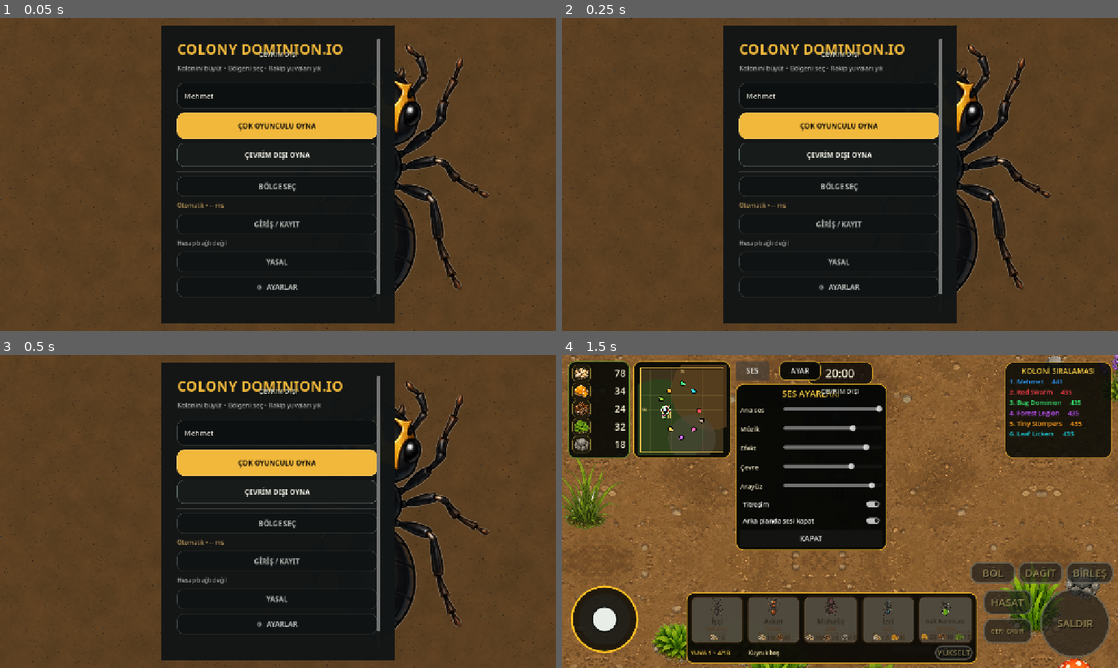
Above: before the commit, frames 1-4 (two rows, left to right).
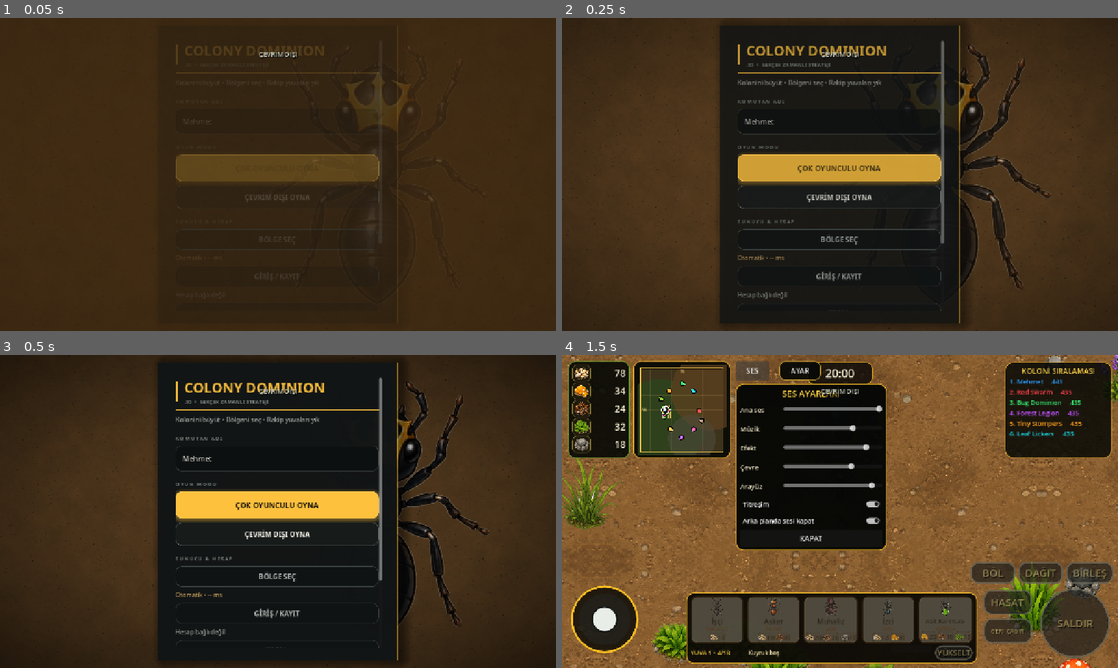
Above: after the commit, the same moments.

Repository: mehmetdem2005/colony-dominion-io
Game: Godot game, scene res://scenes/boot.tscn
Two runs of this game, one before a commit and one after it. Both use one fixed random seed, a clock stepped at 60 frames per second and the inputs below.
Inputs:
- Up to frame 1 (0.05 s): no input
- Up to frame 2 (0.25 s): no input
- Up to frame 3 (0.5 s): no input
- Up to frame 4 (1.5 s): click "ÇEVRİM DIŞI OYNA" at 0.5 s; click "SES" at 1.25 s

The runs differ from the first frame. In frame 1, 95% of the frame differs, in the area x 0-100%, y 0-100%; in frame 2, 39%; in frame 3, 53%; in frame 4, nothing differs.

Commit message:
AAA polish pass on the main menu front-end
Elevate the main menu from a functional sidebar to a professional AAA
front-end, using only code (no new art assets) so the build stays lean:

- Depth: soft drop-shadows on the sidebar, modals, cards and the primary
  CTA; anti-aliased rounded styleboxes for crisp corners on high-DPI phones;
  a radial vignette layered over the battlefield to focus the eye.
- Hierarchy: a brand block (accent mark + wordmark + underline + tagline)
  and letter-spaced small-caps section headers ("Oyun Modu", "Sunucu &
  Hesap", "Tercihler") so navigation reads as deliberate groups.
- Motion: a quick fade-in reveal on open, a subtle looping amber glow on the
  hero "multiplayer" button, and hover brightening on the nav buttons.

The entrance animates only `modulate` because MainMenuLayoutGuard owns every
PanelContainer's transform each layout pass; touching position would fight
it. All existing node references, signals and matchmaking flow are preserved.
New ColonyUiKit helpers (section_label, accent_bar, make_vignette) keep the
styling centralised. Trigger file bumped to rebuild the in-app APK.

Co-Authored-By: Claude Opus 4.8 <noreply@anthropic.com>
Claude-Session: https://claude.ai/code/session_01ABeLaAFJbrFYRkfTpAcEPN

Diff:
--- a/ui/colony_ui_kit.gd
+++ b/ui/colony_ui_kit.gd
@@ -36,8 +36,8 @@
 	button.custom_minimum_size.y = height
 	button.focus_mode = Control.FOCUS_ALL
 	button.mouse_default_cursor_shape = Control.CURSOR_POINTING_HAND
-	button.add_theme_font_override("font", make_font(650))
-	button.add_theme_font_size_override("font_size", 16)
+	button.add_theme_font_override("font", make_font(650 if variant == &"primary" else 600))
+	button.add_theme_font_size_override("font_size", 17 if variant == &"primary" else 16)
 
 	var palette: Dictionary = _button_palette(variant)
 	var background: Color = palette.get("background", SURFACE_RAISED)
@@ -47,17 +47,28 @@
 	var border_hover_color: Color = palette.get("border_hover", BORDER_STRONG)
 	var text_color: Color = palette.get("text", TEXT_PRIMARY)
 	var text_hover_color: Color = palette.get("text_hover", TEXT_PRIMARY)
-	var normal := rounded_style(background, border_color, 1, 14, Vector4(16.0, 12.0, 16.0, 12.0))
+	var normal := rounded_style(background, border_color, 1, 14, Vector4(18.0, 12.0, 18.0, 12.0))
+	# The primary call-to-action gets a soft amber glow so it reads as the hero
+	# action the moment the menu appears — the AAA "there is one button you want".
+	if variant == &"primary":
+		normal.shadow_color = Color(ACCENT, 0.34)
+		normal.shadow_size = 10
+		normal.shadow_offset = Vector2(0.0, 3.0)
 	var hover := normal.duplicate() as StyleBoxFlat
 	hover.bg_color = hover_color
 	hover.border_color = border_hover_color
+	if variant == &"primary":
+		hover.shadow_color = Color(ACCENT_HOVER, 0.52)
+		hover.shadow_size = 16
 	var pressed := normal.duplicate() as StyleBoxFlat
 	pressed.bg_color = pressed_color
+	pressed.shadow_size = 0
 	pressed.content_margin_top += 2.0
 	pressed.content_margin_bottom = maxf(pressed.content_margin_bottom - 2.0, 0.0)
 	var disabled := normal.duplicate() as StyleBoxFlat
 	disabled.bg_color = Color(background, 0.42)
 	disabled.border_color = Color(border_color, 0.34)
+	disabled.shadow_size = 0
 	var focus := normal.duplicate() as StyleBoxFlat
 	focus.border_color = ACCENT
 	focus.set_border_width_all(2)
@@ -92,19 +103,28 @@
 
 
 static func panel_style() -> StyleBoxFlat:
-	return rounded_style(
+	var style := rounded_style(
 		Color(SURFACE, 0.985), Color(ACCENT, 0.92), 2, 24, Vector4(26.0, 24.0, 26.0, 24.0)
 	)
+	# Lift modals off the backdrop with a deep soft shadow (AAA depth cue).
+	style.shadow_color = Color(0.0, 0.0, 0.0, 0.55)
+	style.shadow_size = 26
+	style.shadow_offset = Vector2(0.0, 12.0)
+	return style
 
 
 static func card_style(selected: bool = false) -> StyleBoxFlat:
-	return rounded_style(
+	var style := rounded_style(
 		SURFACE_SELECTED if selected else SURFACE_RAISED,
 		Color(ACCENT, 0.88) if selected else BORDER,
 		2 if selected else 1,
 		16,
 		Vector4(10.0, 10.0, 10.0, 10.0)
 	)
+	if selected:
+		style.shadow_color = Color(ACCENT, 0.30)
+		style.shadow_size = 10
+	return style
 
 
 static func status_style(tone: StringName = &"neutral") -> StyleBoxFlat:
@@ -135,11 +155,68 @@
 	style.border_color = border
 	style.set_border_width_all(border_width)
 	style.set_corner_radius_all(radius)
+	# Smooth edges keep rounded corners crisp on high-DPI phone screens.
+	style.anti_aliasing = true
+	style.anti_aliasing_size = 1.0
 	style.content_margin_left = margins.x
 	style.content_margin_top = margins.y
 	style.content_margin_right = margins.z
 	style.content_margin_bottom = margins.w
 	return style
+
+
+## Small uppercase, letter-spaced section header used to group menu rows so the
+## navigation reads as deliberate sections instead of a flat button stack.
+static func section_label(text: String) -> Label:
+	var label := Label.new()
+	label.text = _spaced_caps(text)
+	apply_label(label, 12, 700, Color(TEXT_MUTED, 0.95))
+	return label
+
+
+## A thin accent bar — used as a brand/logo mark and to underline the title.
+static func accent_bar(width: float, height: float = 4.0, color: Color = ACCENT) -> ColorRect:
+	var bar := ColorRect.new()
+	bar.color = color
+	bar.custom_minimum_size = Vector2(width, height)
+	bar.mouse_filter = Control.MOUSE_FILTER_IGNORE
+	return bar
+
+
+## A radial vignette texture: transparent at the centre, darkening toward the
+## edges. Layered over the menu background it focuses the eye and adds depth
+## without any new art asset.
+static func make_vignette(edge_alpha: float = 0.62) -> GradientTexture2D:
+	var gradient := Gradient.new()
+	gradient.offsets = PackedFloat32Array([0.0, 0.55, 1.0])
+	gradient.colors = PackedColorArray(
+		[
+			Color(0.0, 0.0, 0.0, 0.0),
+			Color(0.02, 0.015, 0.008, edge_alpha * 0.4),
+			Color(0.01, 0.008, 0.004, edge_alpha),
+		]
+	)
+	var texture := GradientTexture2D.new()
+	texture.gradient = gradient
+	texture.width = 256
+	texture.height = 256
+	texture.fill = GradientTexture2D.FILL_RADIAL
+	texture.fill_from = Vector2(0.5, 0.5)
+	texture.fill_to = Vector2(1.0, 1.0)
+	return texture
+
+
+## Insert thin spaces between characters to fake letter-spacing (Godot Labels
+## have no tracking property), giving headers an engraved, premium feel.
+static func _spaced_caps(text: String) -> String:
+	var thin_space := String.chr(0x2009)  # U+2009 THIN SPACE
+	var upper := text.to_upper()
+	var spaced := ""
+	for index in upper.length():
+		if index > 0:
+			spaced += thin_space
+		spaced += upper[index]
+	return spaced
 
 
 static func make_font(weight: int = 400) -> SystemFont:
--- a/ui/main_menu.gd
+++ b/ui/main_menu.gd
@@ -23,6 +23,8 @@
 var _legal_panel: LegalGatePanel
 var _profile_panel: OnlineProfilePanel
 var _settings_panel: SettingsPanel
+var _sidebar: PanelContainer
+var _pulse_tween: Tween
 var _starting: bool = false
 var _matchmaking: bool = false
 var _matchmaking_generation: int = 0
@@ -37,7 +39,39 @@
 	_connect_services()
 	_refresh_status()
 	OnlineServices.probe_regions()
+	_play_entrance()
+	_pulse_primary()
 	call_deferred("_try_resume_previous_match")
+
+
+## Fade the whole menu in — a confident, quick reveal like an AAA front-end
+## opens with. Positioning is owned by MainMenuLayoutGuard (it centres every
+## PanelContainer each layout pass), so we only animate `modulate`, which the
+## guard never touches, to avoid fighting it over the sidebar's transform.
+func _play_entrance() -> void:
+	modulate = Color(1.0, 1.0, 1.0, 0.0)
+	var tween := create_tween()
+	tween.tween_property(self, "modulate", Color.WHITE, 0.45).set_trans(Tween.TRANS_SINE).set_ease(
+		Tween.EASE_OUT
+	)
+
+
+## A slow, subtle amber breathing glow on the hero button so the eye is drawn to
+## the primary action without any distracting motion.
+func _pulse_primary() -> void:
+	if not is_instance_valid(_online_button):
+		return
+	if _pulse_tween != null and _pulse_tween.is_valid():
+		_pulse_tween.kill()
+	_pulse_tween = create_tween().set_loops()
+	(
+		_pulse_tween
+		. tween_property(_online_button, "modulate", Color(1.12, 1.12, 1.12, 1.0), 1.1)
+		. set_trans(Tween.TRANS_SINE)
+	)
+	_pulse_tween.tween_property(_online_button, "modulate", Color.WHITE, 1.1).set_trans(
+		Tween.TRANS_SINE
+	)
 
 
 func _build_menu() -> void:
@@ -68,34 +102,65 @@
 	commander.mouse_filter = Control.MOUSE_FILTER_IGNORE
 	add_child(commander)
 
+	# Radial vignette layered over the ground art: focuses the eye toward the
+	# sidebar and gives the flat background cinematic depth (no new art needed).
+	var vignette := TextureRect.new()
+	vignette.set_anchors_and_offsets_preset(Control.PRESET_FULL_RECT)
+	vignette.texture = ColonyUiKit.make_vignette(0.66)
+	vignette.expand_mode = TextureRect.EXPAND_IGNORE_SIZE
+	vignette.stretch_mode = TextureRect.STRETCH_SCALE
+	vignette.mouse_filter = Control.MOUSE_FILTER_IGNORE
+	add_child(vignette)
+
 	# Left navigation sidebar (full height).
-	var sidebar := PanelContainer.new()
-	sidebar.set_anchors_and_offsets_preset(Control.PRESET_LEFT_WIDE)
-	sidebar.offset_right = 540.0
+	_sidebar = PanelContainer.new()
+	_sidebar.set_anchors_and_offsets_preset(Control.PRESET_LEFT_WIDE)
+	_sidebar.offset_right = 552.0
 	var sidebar_style := ColonyUiKit.rounded_style(
-		Color(ColonyUiKit.SURFACE, 0.97),
+		Color(ColonyUiKit.SURFACE, 0.975),
 		Color(ColonyUiKit.ACCENT, 0.5),
 		0,
 		0,
-		Vector4(38.0, 30.0, 34.0, 26.0)
+		Vector4(40.0, 34.0, 36.0, 28.0)
 	)
 	sidebar_style.border_width_right = 2
-	sidebar.add_theme_stylebox_override("panel", sidebar_style)
-	add_child(sidebar)
+	# Cast a soft shadow onto the battlefield so the panel feels like a
+	# physical layer above the world rather than a flat overlay.
+	sidebar_style.shadow_color = Color(0.0, 0.0, 0.0, 0.45)
+	sidebar_style.shadow_size = 24
+	sidebar_style.shadow_offset = Vector2(10.0, 0.0)
+	_sidebar.add_theme_stylebox_override("panel", sidebar_style)
+	add_child(_sidebar)
 
 	var scroll := ScrollContainer.new()
 	scroll.horizontal_scroll_mode = ScrollContainer.SCROLL_MODE_DISABLED
-	sidebar.add_child(scroll)
+	_sidebar.add_child(scroll)
 
 	var box := VBoxContainer.new()
 	box.size_flags_horizontal = Control.SIZE_EXPAND_FILL
-	box.add_theme_constant_override("separation", 10)
+	box.add_theme_constant_override("separation", 9)
 	scroll.add_child(box)
 
+	# --- Brand block: accent mark, wordmark, underline, tagline. ---
+	var brand := HBoxContainer.new()
+	brand.add_theme_constant_override("separation", 14)
+	box.add_child(brand)
+	var brand_mark := ColonyUiKit.accent_bar(6.0, 46.0)
+	brand_mark.size_flags_vertical = Control.SIZE_SHRINK_CENTER
+	brand.add_child(brand_mark)
+	var brand_text := VBoxContainer.new()
+	brand_text.add_theme_constant_override("separation", 2)
+	brand.add_child(brand_text)
 	var title := Label.new()
-	title.text = "COLONY DOMINION.IO"
-	ColonyUiKit.apply_label(title, 33, 800, ColonyUiKit.ACCENT)
-	box.add_child(title)
+	title.text = "COLONY DOMINION"
+	ColonyUiKit.apply_label(title, 32, 800, ColonyUiKit.ACCENT)
+	brand_text.add_child(title)
+	var wordmark_sub := Label.new()
+	wordmark_sub.text = ".IO  •  GERÇEK ZAMANLI STRATEJİ"
+	ColonyUiKit.apply_label(wordmark_sub, 12, 700, Color(ColonyUiKit.TEXT_MUTED, 0.95))
+	brand_text.add_child(wordmark_sub)
+
+	box.add_child(ColonyUiKit.accent_bar(120.0, 3.0, Color(ColonyUiKit.ACCENT, 0.85)))
 
 	var subtitle := Label.new()
 	subtitle.text = "Kolonini büyüt • Bölgeni seç • Rakip yuvaları yık"
@@ -103,8 +168,9 @@
 	ColonyUiKit.apply_label(subtitle, 15, 400, ColonyUiKit.TEXT_SECONDARY)
 	box.add_child(subtitle)
 
-	box.add_child(_menu_spacer(4.0))
-
+	box.add_child(_menu_spacer(6.0))
+
+	box.add_child(ColonyUiKit.section_label("Komutan Adı"))
 	_name_input = LineEdit.new()
 	_name_input.text = GameSession.player_name
 	_name_input.placeholder_text = "Oyuncu adı"
@@ -113,7 +179,9 @@
 	ColonyUiKit.apply_input(_name_input)
 	box.add_child(_name_input)
 
-	_online_button = _nav_button("ÇOK OYUNCULU OYNA", &"primary", 60.0)
+	box.add_child(_section_header("Oyun Modu"))
+
+	_online_button = _nav_button("ÇOK OYUNCULU OYNA", &"primary", 62.0)
 	_online_button.pressed.connect(_request_online_play)
 	box.add_child(_online_button)
 
@@ -126,7 +194,7 @@
 	_resume_button.visible = false
 	box.add_child(_resume_button)
 
-	box.add_child(_menu_divider())
+	box.add_child(_section_header("Sunucu & Hesap"))
 
 	_region_button = _nav_button("BÖLGE SEÇ", &"ghost", 46.0)
 	_region_button.pressed.connect(_open_region_selector)
@@ -154,11 +222,14 @@
 	_legal_button.pressed.connect(_open_legal_gate)
 	secondary_row.add_child(_legal_button)
 
+	box.add_child(_section_header("Tercihler"))
+
 	_settings_button = _nav_button("⚙  AYARLAR", &"ghost", 46.0)
 	_settings_button.pressed.connect(_open_settings)
 	box.add_child(_settings_button)
 
-	box.add_child(_menu_spacer(10.0))
+	box.add_child(_menu_spacer(12.0))
+	box.add_child(_menu_divider())
 
 	_status_label = Label.new()
 	_status_label.autowrap_mode = TextServer.AUTOWRAP_WORD_SMART
@@ -180,7 +251,30 @@
 	button.text = text
 	button.size_flags_horizontal = Control.SIZE_EXPAND_FILL
 	ColonyUiKit.apply_button(button, variant, height)
+	# The primary CTA gets a looping glow instead of hover-brighten so the two
+	# animations never fight over the same `modulate` property.
+	if variant != &"primary":
+		button.mouse_entered.connect(_on_nav_button_hover.bind(button, true))
+		button.mouse_exited.connect(_on_nav_button_hover.bind(button, false))
 	return button
+
+
+func _on_nav_button_hover(button: Button, hovering: bool) -> void:
+	if not is_instance_valid(button) or button.disabled:
+		return
+	var target := Color(1.14, 1.14, 1.14, 1.0) if hovering else Color.WHITE
+	var tween := create_tween()
+	tween.tween_property(button, "modulate", target, 0.12).set_trans(Tween.TRANS_SINE)
+
+
+## A section header (small caps label) with a little breathing room above it, so
+## the navigation groups read as distinct blocks.
+func _section_header(text: String) -> Control:
+	var wrapper := VBoxContainer.new()
+	wrapper.add_theme_constant_override("separation", 4)
+	wrapper.add_child(_menu_spacer(8.0))
+	wrapper.add_child(ColonyUiKit.section_label(text))
+	return wrapper
 
 
 func _menu_spacer(height: float, expand: bool = false) -> Control:
Not shown, changed: .github/apk-inapp-trigger.txt
